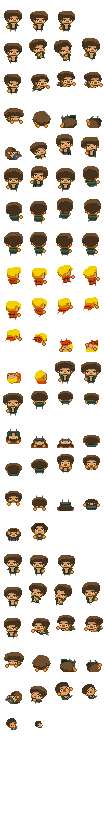
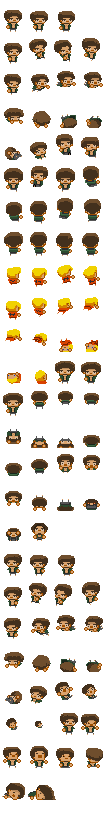
Two versions of the same layered image (104px x 832px). Layer-by-layer changes:
added group "98" with 2 layers above "97" over [5,783,56,800]
added layer "Layer 82" in group "98" over [5,785,56,800]
added group "97" with 2 layers above "96" over [2,783,25,800]
added layer "Layer 81" in group "97" over [2,783,25,800]
added group "96" with 2 layers above "95" over [86,748,103,768]
added layer "Layer 80" in group "96" over [86,748,103,768]
added group "95" with 2 layers above "94" over [56,748,74,768]
added layer "Layer 79" in group "95" over [56,748,74,768]
added group "94" with 2 layers above "93" over [30,746,48,768]
added layer "Layer 78" in group "94" over [30,746,48,768]
added group "93" with 2 layers above "92" over [3,747,21,768]
added layer "Layer 77" in group "93" over [3,747,21,768]
added group "92" with 3 layers above "90" over [60,713,99,735]
added layer "Layer 1 copy" (1st of 3, in "92") in group "92" over [60,713,78,735]
added layer "Layer 76" in group "92" over [81,714,99,735]
